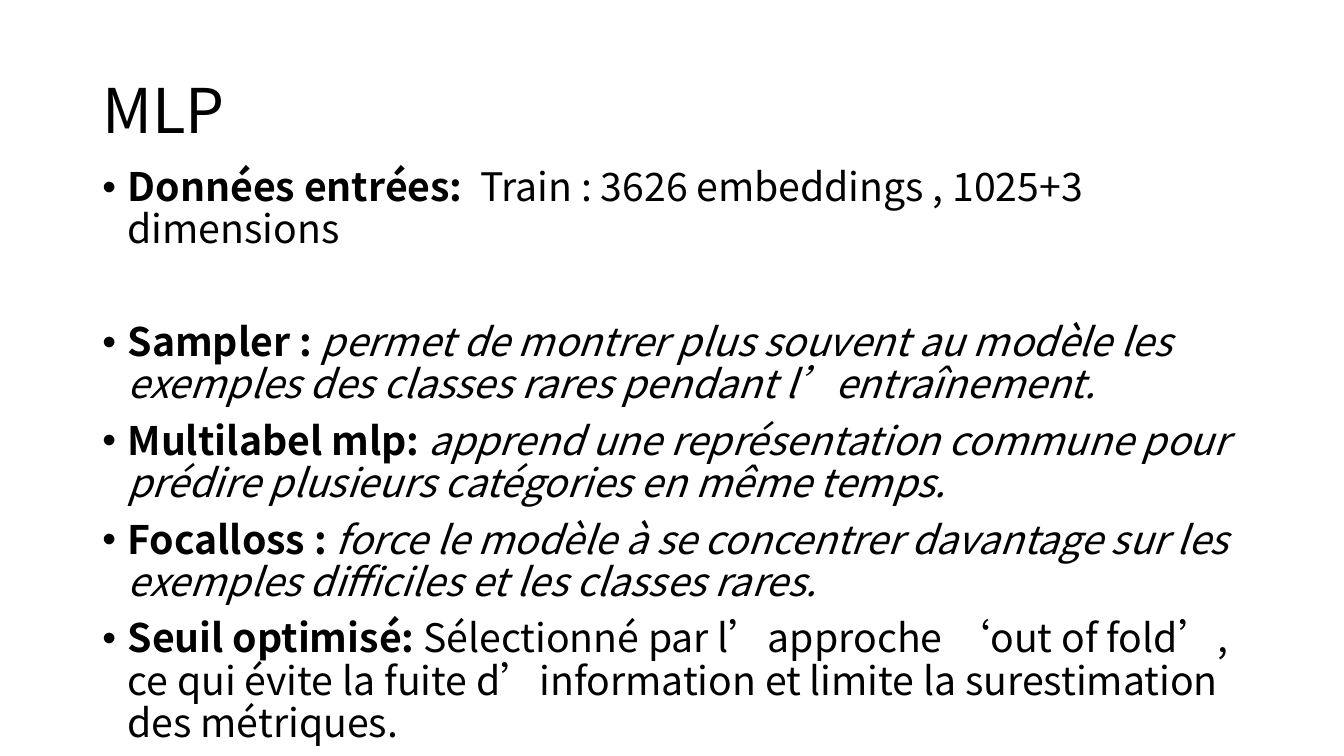
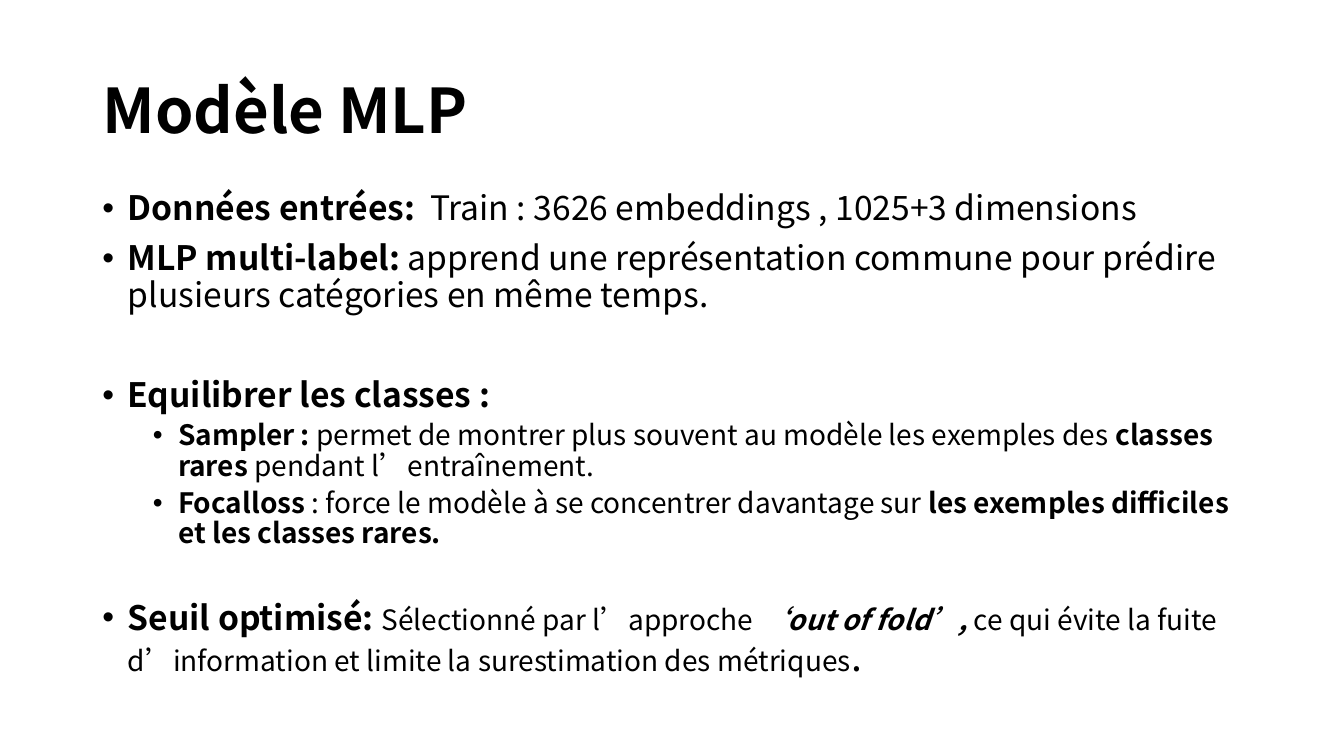
Before and after one commit to yeliu-dh/hal_insight, a slide deck: slide 5 of axe_classification.pptx (slide 6 before the commit). Drawn at 1344x756 pixels with LibreOffice and Linux fonts; fonts in the diff are those of the drawing. Boxes give left, top, right and bottom in pixels: in the first picture for what was removed or moved away, otherwise in the second. Text is boxed around its words. In the diff, an @@ line names an element or a change of style, - is before the commit and + after.

```diff
--- a/axe_classification.pptx
+++ b/axe_classification.pptx
@@ title at <box>102,76,467,134</box>: text changed; bold on @@
-MLP
+Modèle MLP
@@ text "Données entrées: Train : 3626 ...": place and size @@
-text "Données entrées: Train : 3626 ..." at <box>128,165,1229,746</box>
+text "Données entrées: Train : 3626 ..." at <box>128,189,1229,678</box>
@@ text at <box>128,189,1229,678</box>: size 28 to 24 pt in "Données entrées: Train : 3626 embeddings , ...", "Seuil optimisé:"; size 28 to 20 pt in "Sampler : permet de montrer plus souvent ...", "Focalloss : force le modèle à se ...", "Sélectionné par l’approche ‘out of fold’, ce ..."; bold on in "classes rares", "les exemples difficiles et les classes rares.", "‘out of fold’,"; italic off in "permet de montrer plus souvent au modèle ...", "force le modèle à se concentrer davantage ..."; bold off in ":"; italic on in "‘out of fold’,"; list level 1 to 2 in "Sampler : permet de montrer ..."; list level 1 to 2 in "Focalloss : force le modèle ..." @@
@@ text at <box>128,241,1216,415</box>: paragraphs added @@
+• MLP multi-label: apprend une représentation commune pour prédire plusieurs catégories en même temps.
+• Equilibrer les classes :
@@ text at <box>128,421,1229,507</box>: paragraph removed @@
-• Multilabel mlp: apprend une représentation commune pour prédire plusieurs catégories en même temps.
```
Also in this commit, not shown: 7 other slides changed, 3 slides added, 2 slides removed, 20 other files.
